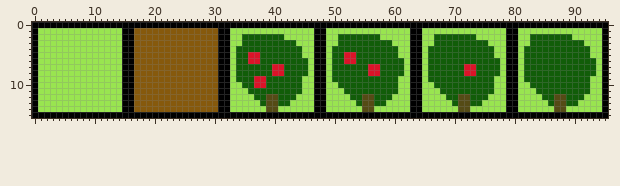
Edited in one commit: sprite sheet (assets/tiles.png). The picture above is the old version.
The file is 96x16 pixels.
New version:
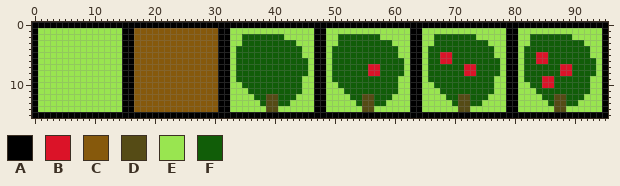
Palette (. is transparent): A #000000  B #db1328  C #86590c  D #554b15  E #99e550  F #115d08
From old to new:
@@ x 34..91 @@
  4 FFFFFFFFFFFEEAAEFFFFFFFFFFFEEAAEFFFFFFFFFFFEEAAEFFFFFFFFFF
- 5 FFBBFFFFFFFEEAAEFFBBFFFFFFFEEAAEFFFFFFFFFFFEEAAEFFFFFFFFFF
- 6 FFBBFFFFFFFFEAAEFFBBFFFFFFFFEAAEFFFFFFFFFFFFEAAEFFFFFFFFFF
- 7 FFFFFFBBFFFFEAAEFFFFFFBBFFFFEAAEFFFFFFBBFFFFEAAEFFFFFFFFFF
- 8 FFFFFFBBFFFFEAAEFFFFFFBBFFFFEAAEFFFFFFBBFFFFEAAEFFFFFFFFFF
- 9 FFFBBFFFFFFEEAAEFFFFFFFFFFFEEAAEFFFFFFFFFFFEEAAEFFFFFFFFFF
-10 EFFBBFFFFFFEEAAEEFFFFFFFFFFEEAAEEFFFFFFFFFFEEAAEEFFFFFFFFF
+ 5 FFFFFFFFFFFEEAAEFFFFFFFFFFFEEAAEFFBBFFFFFFFEEAAEFFBBFFFFFF
+ 6 FFFFFFFFFFFFEAAEFFFFFFFFFFFFEAAEFFBBFFFFFFFFEAAEFFBBFFFFFF
+ 7 FFFFFFFFFFFFEAAEFFFFFFBBFFFFEAAEFFFFFFBBFFFFEAAEFFFFFFBBFF
+ 8 FFFFFFFFFFFFEAAEFFFFFFBBFFFFEAAEFFFFFFBBFFFFEAAEFFFFFFBBFF
+ 9 FFFFFFFFFFFEEAAEFFFFFFFFFFFEEAAEFFFFFFFFFFFEEAAEFFFBBFFFFF
+10 EFFFFFFFFFFEEAAEEFFFFFFFFFFEEAAEEFFFFFFFFFFEEAAEEFFBBFFFFF
 11 EEFFFFFFFFFEEAAEEEFFFFFFFFFEEAAEEEFFFFFFFFFEEAAEEEFFFFFFFF
Boxes around the changes in both pictures, in picture pixels (x1, y1, x2, y2):
changed: (248, 52, 284, 88)
changed: (344, 52, 356, 64)
changed: (440, 52, 452, 64)
changed: (536, 52, 572, 88)
